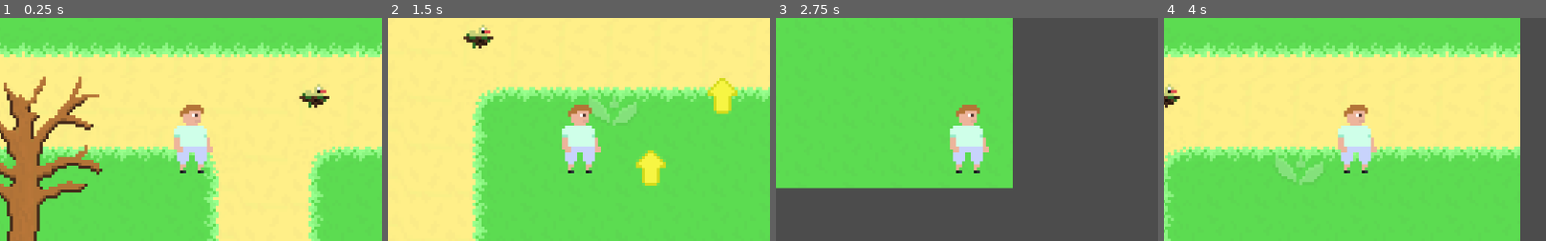
Above: before the commit, frames 1-4 (left to right).
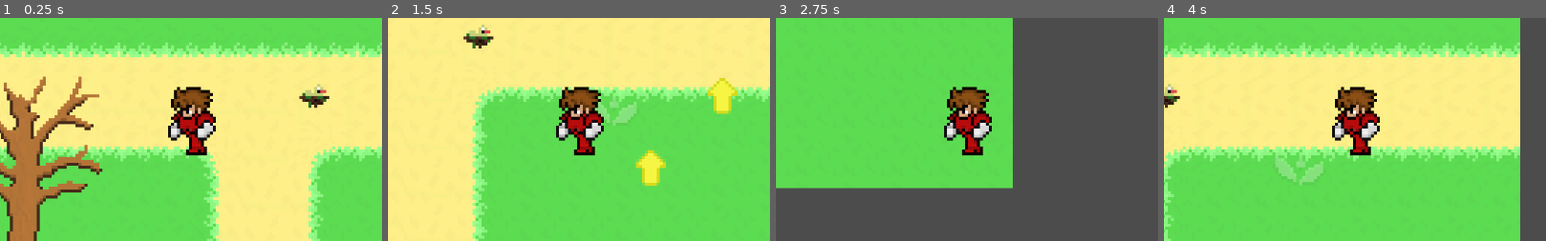
Above: after the commit, the same moments.

Repository: GenElectrovise/HillsSim22_Godot
Game: Godot game, scene res://levels/title/main_title.tscn
Two runs of this game, one before a commit and one after it. Both use one fixed random seed, a clock stepped at 60 frames per second and the inputs below.
Inputs (mouse positions are % of the whole screen's width and height, from its top left):
- Up to frame 1 (0.25 s): no input
- Up to frame 2 (1.5 s): tap Enter at 0.5 s; move the mouse to (66, 43) at 0.52 s; hold D (player_east) 0.53-1.28 s; tap E (player_interact) at 0.6, 1.35 s; click (66, 43) at 0.67 s; move the mouse to (30, 55) at 1.27 s; hold S (player_south) from 1.28 s (still down)
- Up to frame 3 (2.75 s): move the mouse to (60, 28) at 2.02 s; release S (player_south) at 2.03 s; hold D (player_east) from 2.03 s (still down); tap E (player_interact) at 2.1 s
- Up to frame 4 (4 s): move the mouse to (45, 70) at 2.77 s; release D (player_east) at 2.78 s; hold W (player_north) 2.78-3.53 s; tap E (player_interact) at 2.85, 3.6 s; click (45, 70) at 2.92 s; move the mouse to (80, 65) at 3.52 s; hold A (player_west) from 3.53 s (still down)
The pictures show only the part of the screen within x 25-75%, y 26-76%; the shares and areas given below are measured in that part.

The runs differ from the first frame. In frame 1, 3.5% of the frame differs, in the area x 44-57%, y 30-70%; in frame 2, 3.5%; in frame 3, 3.5%; in frame 4, 3.5%.

Commit message:
Customisable character

Diff:
--- /dev/null
+++ b/entities/player/costume.gd
@@ -0,0 +1,30 @@
+extends Node2D
+
+class_name Costume
+
+onready var HEAD = $Head
+onready var EYE = $Eye
+onready var HAIR = $Hair
+onready var SHIRT = $Shirt
+onready var HANDS = $Hands
+onready var LEGS = $Legs
+onready var FEET = $Feet
+
+func _ready():
+	pass # Replace with function body.
+
+func scale(i) -> float:
+	var x: float = (i as float) / 255
+	return x
+
+func scaleColour(r, g, b) -> Color:
+	var c = Color(scale(r), scale(g), scale(b))
+	return c
+
+func reset():
+	HEAD.modulate = scaleColour(241, 186, 144) # Pale
+	# EYE.modulate = scaleColour(121, 64, 13) # Brown
+	HAIR.modulate = scaleColour(189, 107, 29) # Brown
+	SHIRT.modulate = scaleColour(217, 14, 15) # Red
+	LEGS.modulate = scaleColour(217, 14, 15) # Red
+	FEET.modulate = scaleColour(217, 14, 15) # Red
--- /dev/null
+++ b/entities/player/costume.tscn
@@ -0,0 +1,41 @@
+[gd_scene load_steps=9 format=2]
+
+[ext_resource path="res://assets/player/legs.png" type="Texture" id=1]
+[ext_resource path="res://assets/player/head.png" type="Texture" id=2]
+[ext_resource path="res://assets/player/hair.png" type="Texture" id=3]
+[ext_resource path="res://assets/player/shirt.png" type="Texture" id=4]
+[ext_resource path="res://assets/player/feet.png" type="Texture" id=5]
+[ext_resource path="res://assets/player/hands.png" type="Texture" id=6]
+[ext_resource path="res://entities/player/costume.gd" type="Script" id=7]
+[ext_resource path="res://assets/player/eye.png" type="Texture" id=8]
+
+[node name="Body" type="Node2D"]
+script = ExtResource( 7 )
+
+[node name="Head" type="Sprite" parent="."]
+position = Vector2( 0, -1 )
+texture = ExtResource( 2 )
+
+[node name="Eye" type="Sprite" parent="."]
+position = Vector2( 0, -1 )
+texture = ExtResource( 8 )
+
+[node name="Hair" type="Sprite" parent="."]
+position = Vector2( 0, -1 )
+texture = ExtResource( 3 )
+
+[node name="Shirt" type="Sprite" parent="."]
+position = Vector2( 0, -1 )
+texture = ExtResource( 4 )
+
+[node name="Legs" type="Sprite" parent="."]
+position = Vector2( 0, -1 )
+texture = ExtResource( 1 )
+
+[node name="Feet" type="Sprite" parent="."]
+position = Vector2( 0, -1 )
+texture = ExtResource( 5 )
+
+[node name="Hands" type="Sprite" parent="."]
+position = Vector2( 0, -1 )
+texture = ExtResource( 6 )
--- a/entities/player/player.gd
+++ b/entities/player/player.gd
@@ -4,12 +4,14 @@
 
 var velocity : Vector2 = Vector2()
 const reach = 10
+onready var COSTUME: Costume = $Costume
 
 const POINTER_ARROW = preload("res://entities/pointer_arrow/pointer_arrow.tscn")
 
 func _ready():
 	if(PlayerData.has_stash):
 		call_deferred("regenerate_from_player_data")
+	COSTUME.reset()
 
 func handle_input():
 	velocity = Vector2.ZERO
--- a/entities/player/player.tscn
+++ b/entities/player/player.tscn
@@ -1,20 +1,19 @@
 [gd_scene load_steps=6 format=2]
 
-[ext_resource path="res://assets/player.png" type="Texture" id=1]
+[ext_resource path="res://entities/player/costume.tscn" type="PackedScene" id=1]
 [ext_resource path="res://entities/player/player.gd" type="Script" id=2]
 [ext_resource path="res://entities/pointer_arrow/pointer_arrow.png" type="Texture" id=3]
 
 [sub_resource type="RectangleShape2D" id=2]
-extents = Vector2( 7.5, 12 )
+extents = Vector2( 7, 10.5 )
 
 [sub_resource type="RectangleShape2D" id=1]
-extents = Vector2( 6, 4.75 )
+extents = Vector2( 7, 4.5 )
 
 [node name="KinematicBody2D" type="KinematicBody2D"]
 script = ExtResource( 2 )
 
-[node name="PlayerSprite" type="Sprite" parent="."]
-texture = ExtResource( 1 )
+[node name="Costume" parent="." instance=ExtResource( 1 )]
 
 [node name="ArrowSprite" type="Sprite" parent="."]
 visible = false
@@ -23,9 +22,9 @@
 [node name="Area2D" type="Area2D" parent="."]
 
 [node name="CollisionShape2D" type="CollisionShape2D" parent="Area2D"]
-position = Vector2( -0.5, 5 )
+position = Vector2( 0, -1.5 )
 shape = SubResource( 2 )
 
 [node name="CollisionShape2D" type="CollisionShape2D" parent="."]
-position = Vector2( 0, 11.75 )
+position = Vector2( 0, 4.5 )
 shape = SubResource( 1 )
--- a/project.godot
+++ b/project.godot
@@ -9,6 +9,11 @@
 config_version=4
 
 _global_script_classes=[ {
+"base": "Node2D",
+"class": "Costume",
+"language": "GDScript",
+"path": "res://entities/player/costume.gd"
+}, {
 "base": "Node",
 "class": "Objective",
 "language": "GDScript",
@@ -40,6 +45,7 @@
 "path": "res://quests/watch_birds/watch_birds_quest.gd"
 } ]
 _global_script_class_icons={
+"Costume": "",
 "Objective": "",
 "Player": "",
 "Quest": "",
Binary file added: assets/blank_character.png
Not shown, added: assets/blank_character.png.import
Binary file added: assets/hair.png
Not shown, added: assets/hair.png.import
Binary file added: assets/player/eye.png
Not shown, added: assets/player/eye.png.import
Binary file added: assets/player/feet.png
Not shown, added: assets/player/feet.png.import
Binary file added: assets/player/final_fantasy_warrior.png
Not shown, added: assets/player/final_fantasy_warrior.png.import
Binary file added: assets/player/greyscale.png
Not shown, added: assets/player/greyscale.png.import
(and 12 more such lines)
